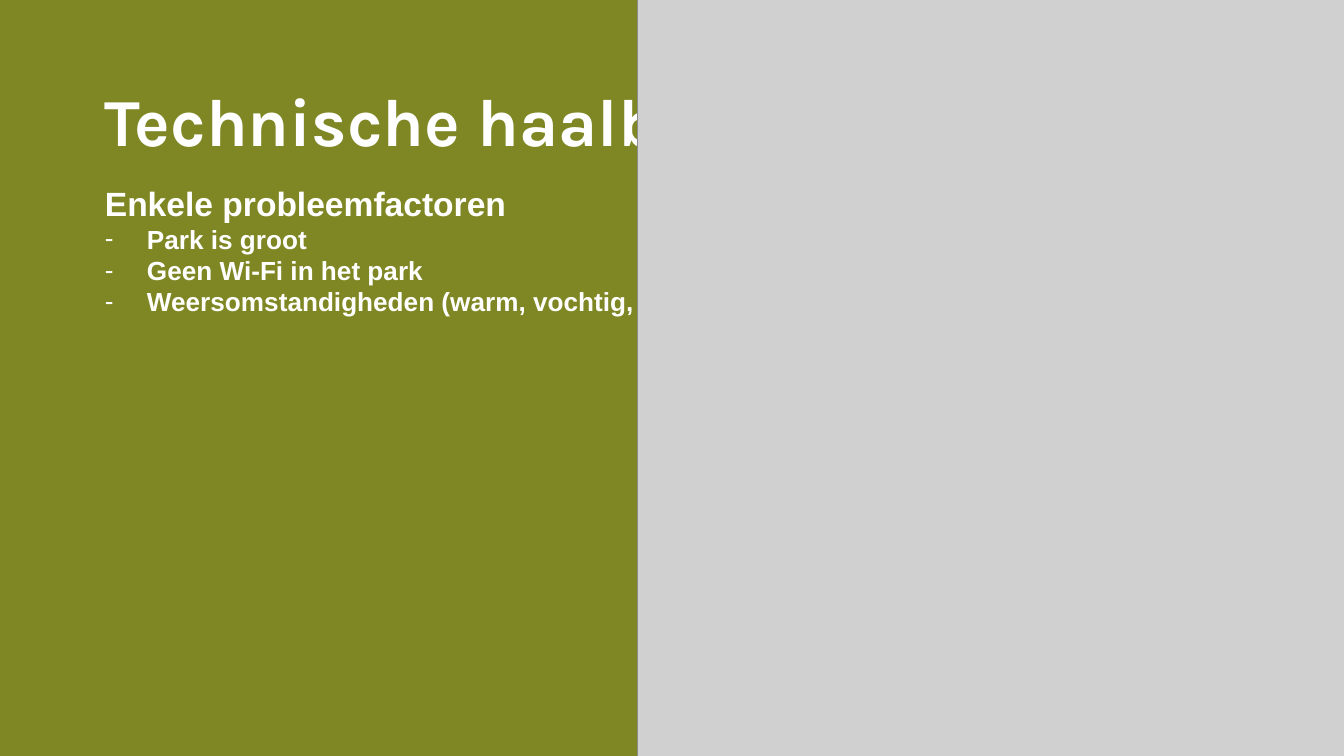
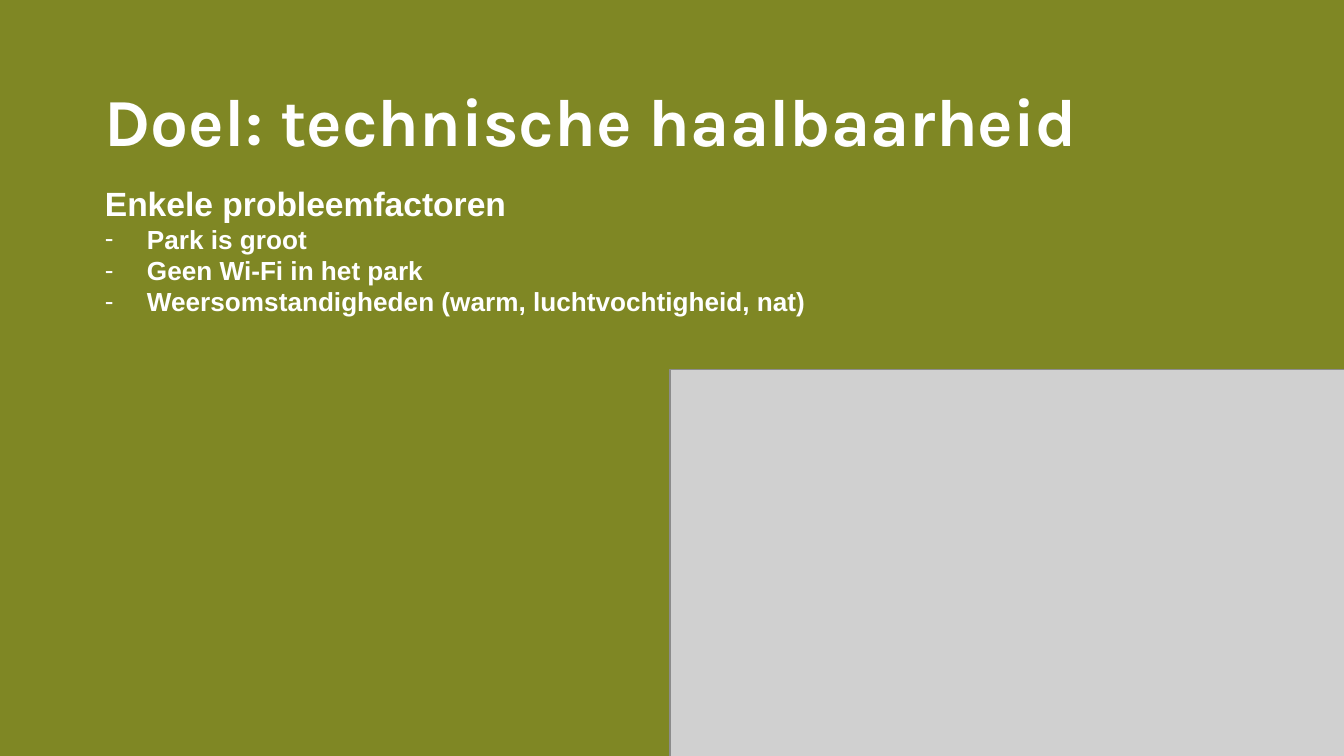
Before and after one commit to Mastermindzh/nj2017-iot-dwa-BurgersZoo1, a slide deck: slide 5 of groepsprocess/Presentaties/Tussenpresentatie (groep 1 & 2).pptx (slide 9 before the commit). Drawn at 1344x756 pixels with LibreOffice and Linux fonts; fonts in the diff are those of the drawing; grey boxes stand for pictures. Boxes give left, top, right and bottom in pixels: in the first picture for what was removed or moved away, otherwise in the second. Text is boxed around its words. In the diff, an @@ line names an element or a change of style, - is before the commit and + after.

```diff
--- a/groepsprocess/Presentaties/Tussenpresentatie (groep 1 & 2).pptx
+++ b/groepsprocess/Presentaties/Tussenpresentatie (groep 1 & 2).pptx
@@ text at (105,98,1077,147): text changed @@
-Technische haalbaarheid
+Doel: technische haalbaarheid
@@ text at (147,292,805,317): text changed @@
-        – Weersomstandigheden (warm, vochtig, nat)
+        – Weersomstandigheden (warm, luchtvochtigheid, nat)
@@ picture: place and size @@
-picture at (638,0,1344,756)
+picture at (669,370,1344,756)
```
Also in this commit, not shown: 1 other slide changed, 2 slides added, 4 other files.
